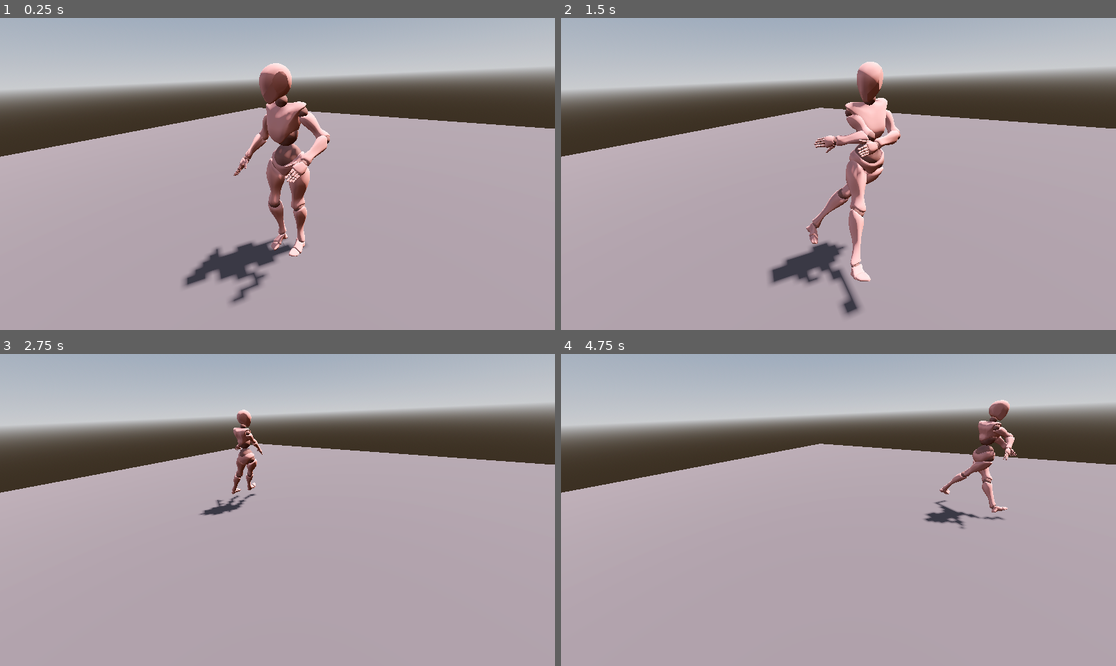
Above: before the commit, frames 1-4 (two rows, left to right).
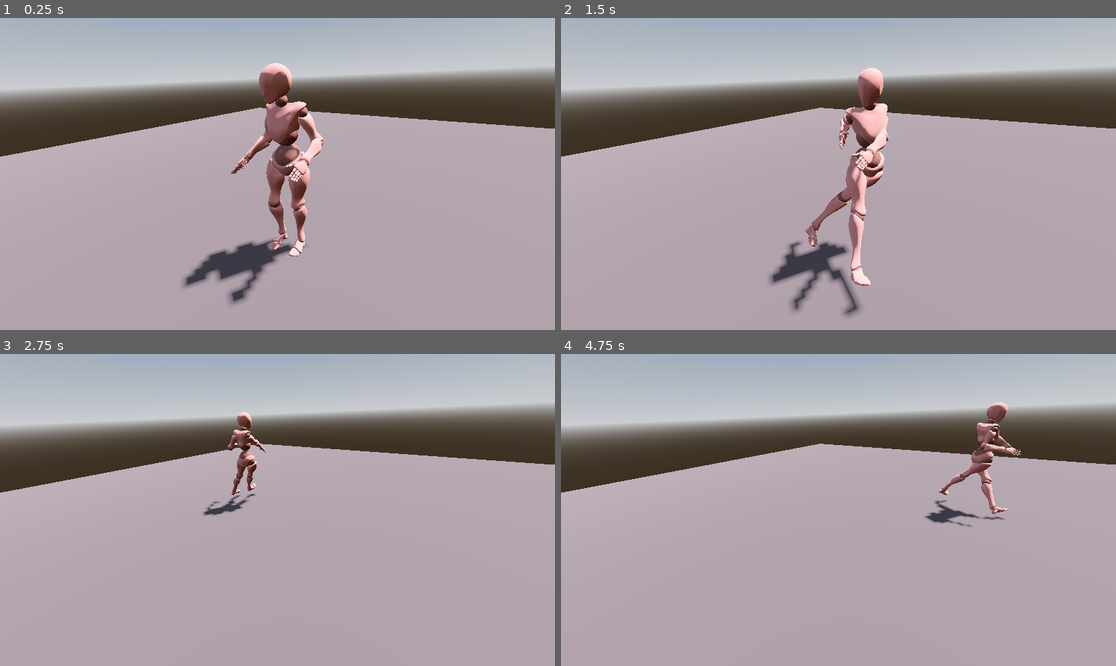
Above: after the commit, the same moments.

Repository: gamecolab-personal-projects/godot-testings
Game: Godot game, scene res://scenes/ik_test.tscn
Same seed, same stepped clock (60 frames per second), same inputs: the game is played once before the commit and once after it.
Inputs (mouse positions are in pixels of both pictures, inside the frame that each line leads up to):
- Up to frame 1 (0.25 s): no input
- Up to frame 2 (1.5 s): tap Enter at 0.5 s; move the mouse to (960, 158) at 0.52 s; hold D 0.53-1.28 s; tap Shift at 0.6, 1.35 s; click (960, 158) at 0.67 s; move the mouse to (727, 189) at 1.27 s; hold S from 1.28 s (still down)
- Up to frame 3 (2.75 s): move the mouse to (333, 441) at 2.02 s; release S at 2.03 s; hold D from 2.03 s (still down); tap Shift at 2.1 s
- Up to frame 4 (4.75 s): move the mouse to (810, 572) at 2.77 s; release D at 2.78 s; hold W 2.78-3.53 s; tap Shift at 2.85, 3.6, 4.35 s; click (810, 572) at 2.92 s; move the mouse to (1005, 556) at 3.52 s; hold A from 3.53 s (still down); move the mouse to (672, 463) at 4.27 s

The runs differ from the first frame. In frame 1, 1.2% of the frame differs, in the area x 38-60%, y 30-91%; in frame 2, 3.2%, in the area x 37-62%, y 14-95%; in frame 3, 0.6%; in frame 4, 0.9%.

Commit message:
Fix walk cycle

Diff:
--- a/scenes/x_bot.gd
+++ b/scenes/x_bot.gd
@@ -37,7 +37,9 @@
 var lanzando = false
 var bloqueando = false
 var pie_dando_paso = false
+var walk_time = 0.0
 var rotacion_original_torso: Vector3
+var posicion_original_skel: Vector3
 
 func _ready():
 	# Inicializar independencia de extremidades
@@ -50,6 +52,7 @@
 
 	await get_tree().process_frame
 	rotacion_original_torso = skel.rotation
+	posicion_original_skel = skel.position
 
 	# Posición inicial de pies
 	t_pierna_der.global_position = $KeyPoints/Target_PiernaDer.global_position
@@ -71,13 +74,28 @@
 		var target_rotation = atan2(direction.x, direction.z)
 		rotation.y = lerp_angle(rotation.y, target_rotation, 10.0 * delta)
 
+		# Avanzar el ciclo de caminata
+		walk_time += delta * speed * 3.0
+	else:
+		# Frenado MUCHO más rápido del ciclo de braceo
+		walk_time = lerp(walk_time, 0.0, 12.0 * delta)
+
 	# Inclinación dinámica de compensación
 	var target_tilt = rotacion_original_torso.x
+	var target_sway = 0.0
+	var target_bounce = 0.0
+
 	if move_dir != Vector3.ZERO and not bloqueando:
-		target_tilt -= deg_to_rad(12) # Se echa atrás solo al caminar
+		target_tilt -= deg_to_rad(12)
+		# Rebote vertical (2 veces por ciclo de braceo)
+		target_bounce = abs(sin(walk_time)) * 0.06
+		# Balanceo lateral de cadera
+		target_sway = sin(walk_time) * deg_to_rad(3)
 
 	if not bloqueando and not lanzando:
 		skel.rotation.x = lerp_angle(skel.rotation.x, target_tilt, 5.0 * delta)
+		skel.rotation.z = lerp_angle(skel.rotation.z, target_sway, 5.0 * delta)
+		skel.position.y = lerp(skel.position.y, posicion_original_skel.y - target_bounce, 10.0 * delta)
 
 	var d_actual = (transform.basis * Vector3(move_dir.x, 0, move_dir.z)).normalized()
 	intentar_dar_paso(d_actual)
@@ -101,6 +119,19 @@
 		t_pol_der = pose_g_r_elbow.global_position
 		t_pos_izq = pose_g_l_hand.global_position
 		t_pol_izq = pose_g_l_elbow.global_position
+
+		# APLICAR BRACEO PROCEDIMENTAL (Manos y Codos para evitar giros bruscos)
+		var v_fwd = (h_forward.global_position - h_back.global_position).normalized()
+		var swing = sin(walk_time) * 0.25 # Amplitud del braceo
+
+		t_pos_der += v_fwd * swing
+		t_pol_der += v_fwd * (swing * 0.8) - v_fwd * 0.1 + Vector3(0, -0.15, 0)
+
+		t_pos_izq -= v_fwd * swing
+		# Corregimos el signo: movemos atrás en horizontal y ABAJO en vertical
+		t_pol_izq -= (v_fwd * (swing * 0.8) + v_fwd * 0.1)
+		t_pol_izq += Vector3(0, -0.2, 0) # Más bajo que el derecho como pediste
+
 		# La verticalidad se gestiona en _physics_process
 		pass
 
Not shown, changed: docs/procedural_animation_vision.md
